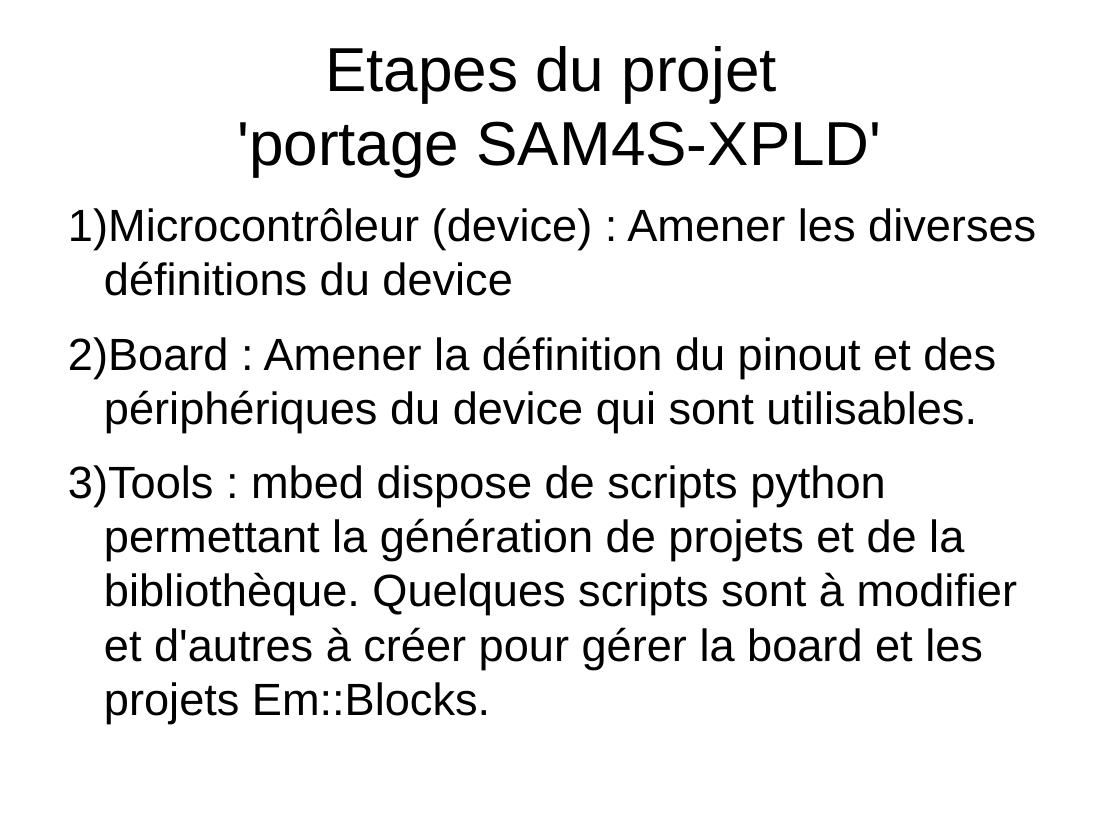
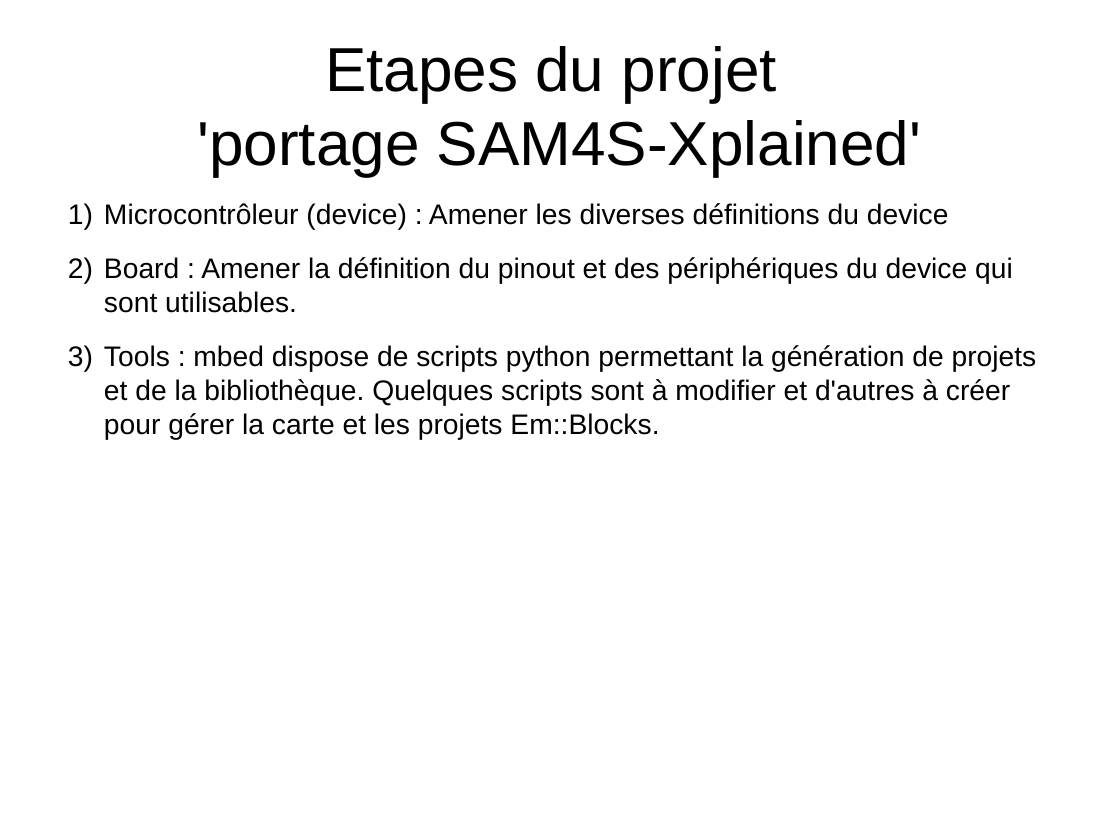
Before and after one commit to LabAixBidouille/EmbeddedTeam, a slide deck: slide 9 of how-to/how-to contribute to mbed.odp (slide 10 before the commit). Drawn at 1120x840 pixels with LibreOffice and Linux fonts; fonts in the diff are those of the drawing. Boxes give left, top, right and bottom in pixels: in the first picture for what was removed or moved away, otherwise in the second. Text is boxed around its words. In the diff, an @@ line names an element or a change of style, - is before the commit and + after.

Commit message:
[ET] Updating mbed how-to

```diff
--- a/how-to/how-to contribute to mbed.odp
+++ b/how-to/how-to contribute to mbed.odp
@@ title at bbox=[197, 46, 921, 177]: text changed @@
-Etapes du projet
-'portage SAM4S-XPLD'
+Etapes du projet
+'portage SAM4S-Xplained'
@@ text at bbox=[104, 203, 1013, 313]: size 32 to 20 pt in "Microcontrôleur (device) : Amener les diverses définitions ...", "Board : Amener la définition du pinout ..." @@
@@ text at bbox=[104, 345, 1037, 440]: text changed; size 32 to 20 pt @@
-3) Tools : mbed dispose de scripts python permettant la génération de projets et de la bibliothèque. Quelques scripts sont à modifier et d'autres à créer pour gérer la board et les projets Em::Blocks.
+3) Tools : mbed dispose de scripts python permettant la génération de projets et de la bibliothèque. Quelques scripts sont à modifier et d'autres à créer pour gérer la carte et les projets Em::Blocks.
```
Also in this commit, not shown: 5 other slides changed, 2 slides added.
